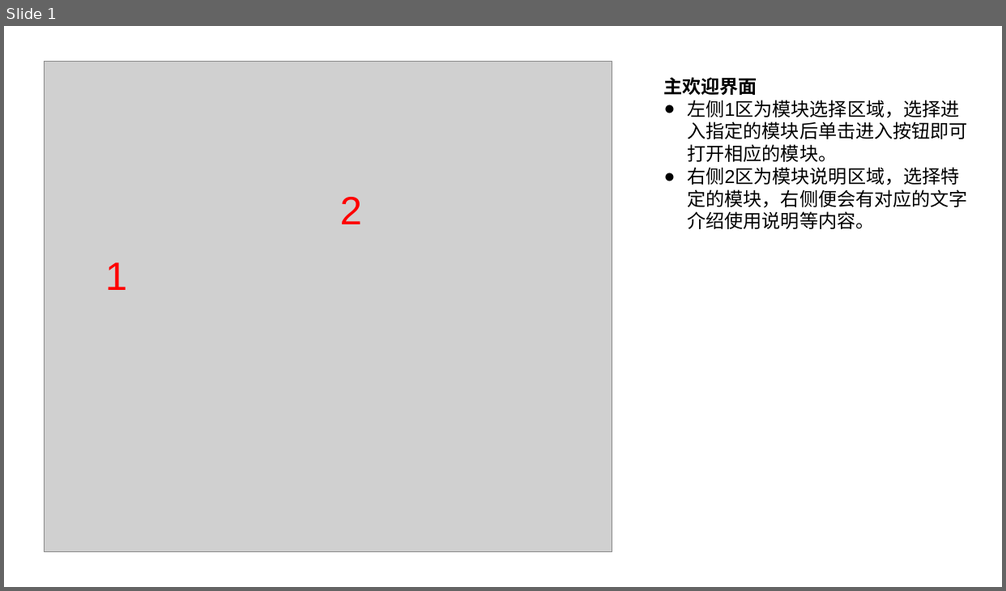
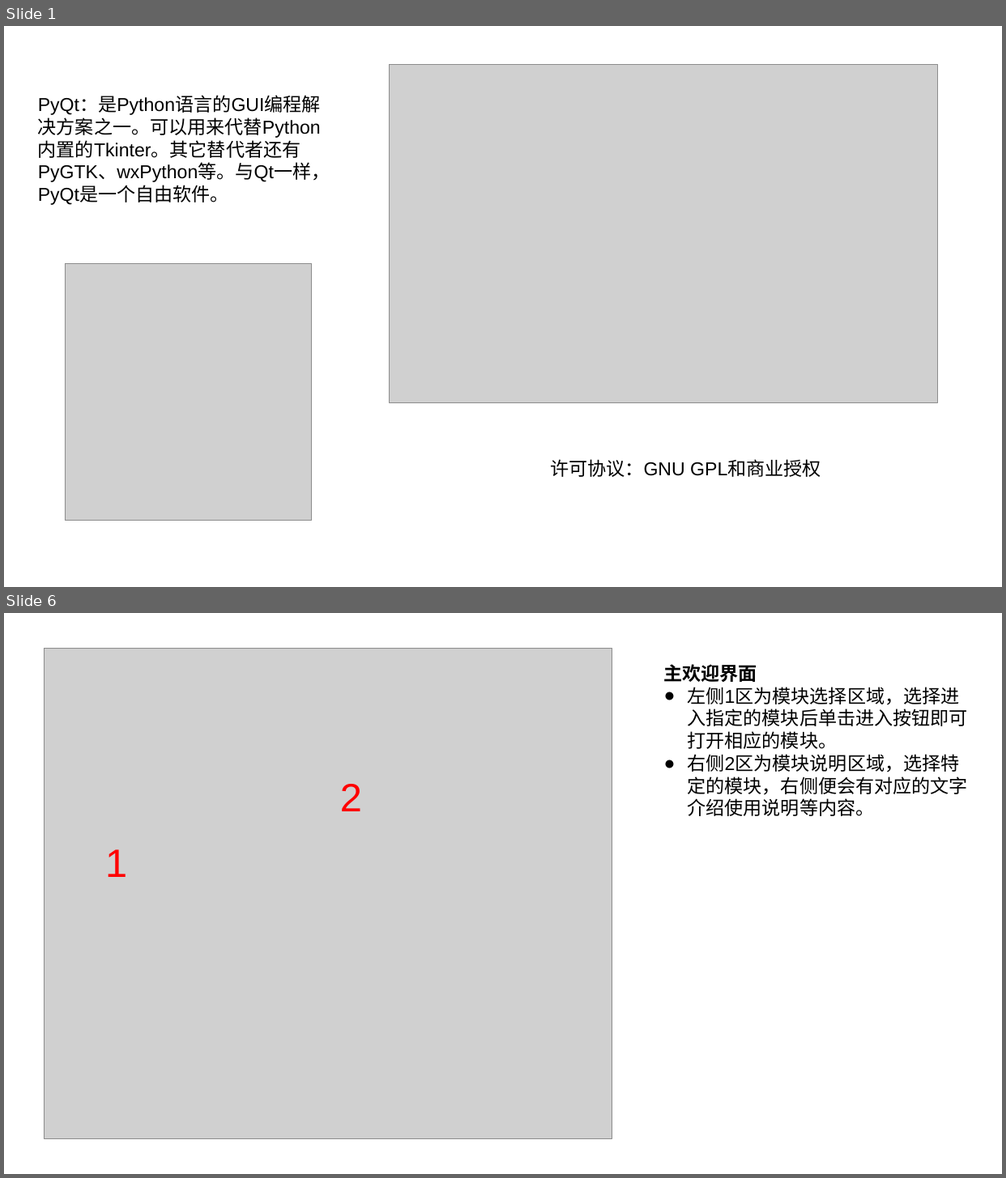
Before and after one commit to PENG-HuaXing/oscilloscope, a slide deck: Presentation1.pptx. Shown one above the other, each under a label of ours: slide 1 before the commit, slides 1 and 6 after it; the slides between them are not shown. The pictures are 1006x591 and 1006x1178 pixels, drawn with LibreOffice and Linux fonts; fonts in the diff are those of the drawing; grey boxes stand for pictures. Boxes give left, top, right and bottom in pixels: in the first picture for what was removed or moved away, otherwise in the second. Text is boxed around its words. In the diff, an @@ line names an element or a change of style, - is before the commit and + after.

```diff
--- a/Presentation1.pptx
+++ b/Presentation1.pptx
@@ slide 1 added at (4,26,1002,587), background #FFFFFF @@
@@ picture added at (390,64,938,403) @@
@@ text added at (38,96,330,205), 18 pt, text #000000 @@
+PyQt：是Python语言的GUI编程解决方案之一。可以用来代替Python内置的Tkinter。其它替代者还有PyGTK、wxPython等。与Qt一样，PyQt是一个自由软件。
@@ picture added at (65,263,312,521) @@
@@ text added at (550,459,821,477), 18 pt, text #000000 @@
+许可协议：GNU GPL和商业授权
@@ what was slide 1 is now slide 6 @@
```
Also in this commit, not shown: 4 other slides added, 1 other file.
